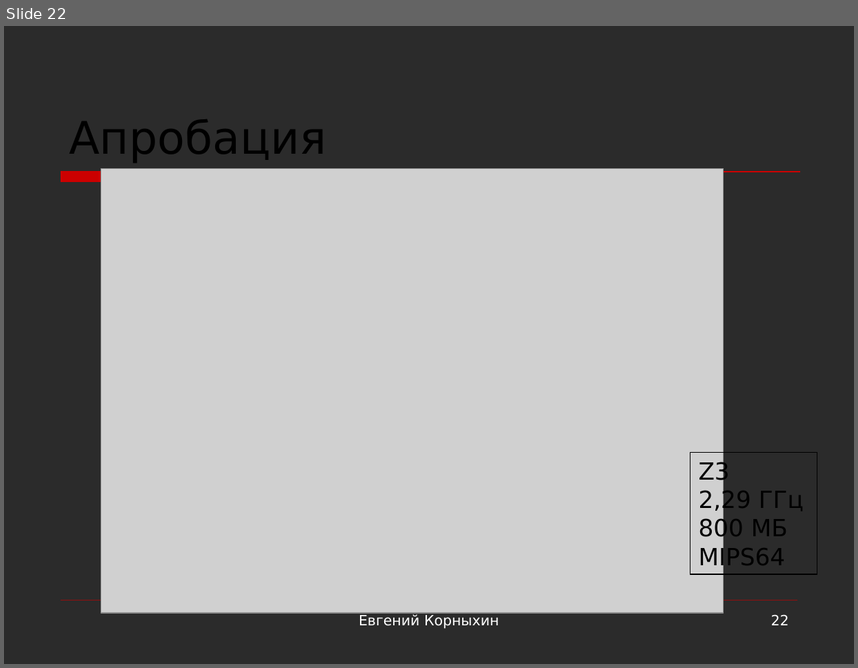
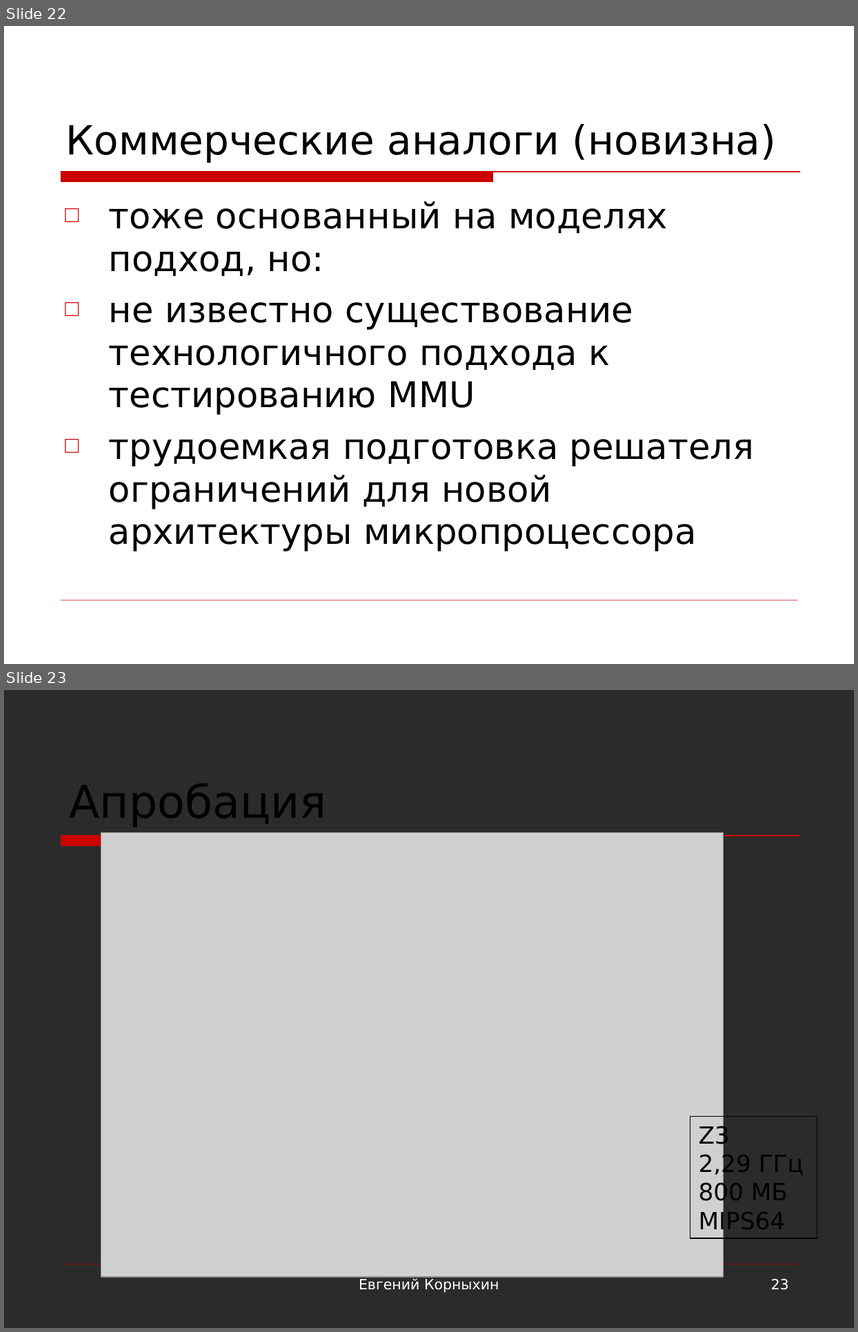
Before and after one commit to kornevgen/tesla-project, a slide deck: papers/THESIS/talks/Oct13 - ISP/isp-slides2.ppt. Shown one above the other, each under a label of ours: slide 22 before the commit, slides 22 and 23 after it. The pictures are 858x668 and 858x1332 pixels, drawn with LibreOffice and Linux fonts; fonts in the diff are those of the drawing; grey boxes stand for pictures; background and template pictures are left out; a plain dark background stands for a picture behind light text. Boxes give left, top, right and bottom in pixels: in the first picture for what was removed or moved away, otherwise in the second. Text is boxed around its words. In the diff, an @@ line names an element or a change of style, - is before the commit and + after.

```diff
--- a/papers/THESIS/talks/Oct13 - ISP/isp-slides2.ppt
+++ b/papers/THESIS/talks/Oct13 - ISP/isp-slides2.ppt
@@ slide 22 added at [4, 26, 854, 664], background picture (left out); not listed: 2 template elements that a slide beside it also shows @@
@@ title added at [65, 124, 776, 163], 34 pt, text #000000 @@
+Коммерческие аналоги (новизна)
@@ text added at [109, 201, 755, 551], 30 pt, text #000000 @@
+□ тоже основанный на моделях подход, но:
+□ не известно существование технологичного подхода к тестированию MMU
+□ трудоемкая подготовка решателя ограничений для новой архитектуры микропроцессора
@@ text added at [294, 606, 564, 651], 12 pt, text #FFFFFF @@
+Евгений Корныхин
@@ page number added at [613, 606, 798, 651], 12 pt, text #FFFFFF @@
+22
@@ what was slide 22 is now slide 23 @@
@@ page number at [771, 1278, 789, 1290]: text changed @@
-22
+23
```
Also in this commit, not shown: 3 slides changed.
